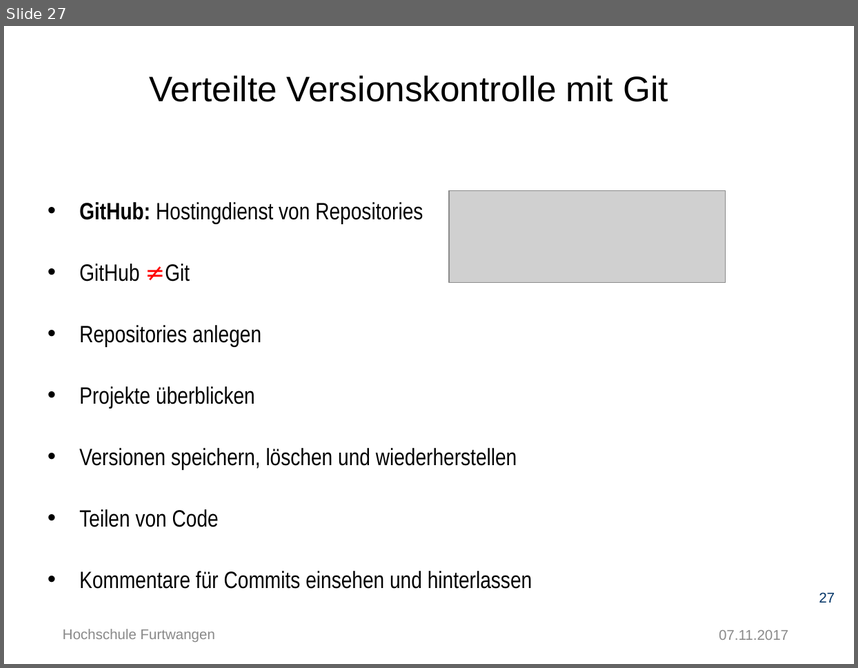
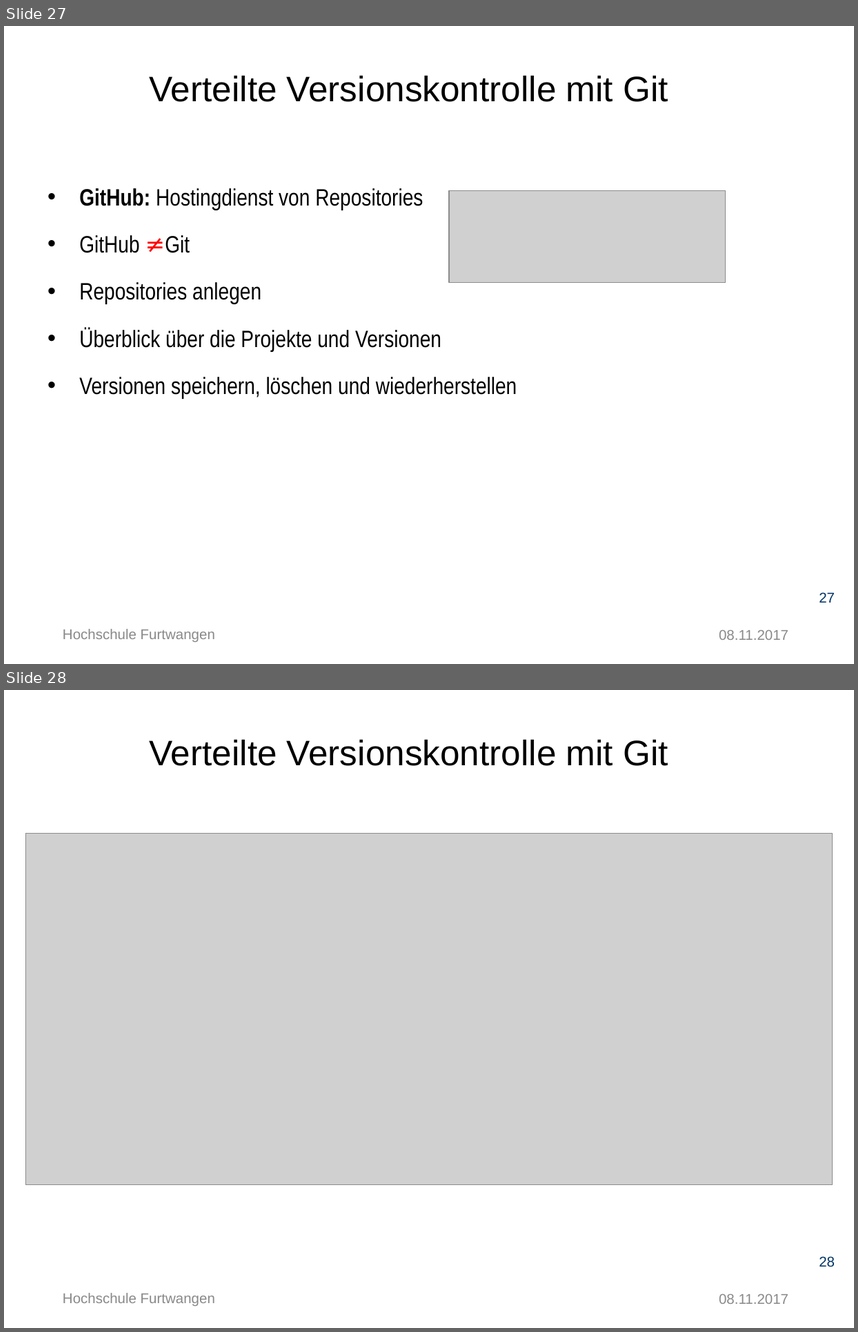
Before and after one commit to Ertugrul-Furtwangen/Erti, a slide deck: Thesis-Präsentation.pptx. Shown one above the other, each under a label of ours: slide 27 before the commit, slides 27 and 28 after it. The pictures are 858x668 and 858x1332 pixels, drawn with LibreOffice and Linux fonts; fonts in the diff are those of the drawing; grey boxes stand for pictures; background and template pictures are left out. Boxes give left, top, right and bottom in pixels: in the first picture for what was removed or moved away, otherwise in the second. Text is boxed around its words. In the diff, an @@ line names an element or a change of style, - is before the commit and + after.

```diff
--- a/Thesis-Präsentation.pptx
+++ b/Thesis-Präsentation.pptx
@@ slide 28 added at [4,690,854,1328], background #FFFFFF @@
@@ title added at [150,739,668,766], 30 pt, text #000000 @@
+Verteilte Versionskontrolle mit Git
@@ picture added at [25,833,832,1184] @@
@@ page number added at [819,1256,835,1267], 12 pt, text #003366 @@
+28
@@ text added at [63,1292,215,1305], 12 pt, text #898989 @@
+Hochschule Furtwangen
@@ text added at [719,1294,789,1303], 12 pt, text #898989 @@
+08.11.2017
@@ slide 27 changed as well @@
@@ text at [79,188,517,399]: line spacing 2 to 1.5 @@
@@ text at [79,328,441,352]: text changed @@
-• Projekte überblicken
+• Überblick über die Projekte und Versionen
@@ text at [79,509,532,588]: paragraphs removed @@
-• Teilen von Code
-• Kommentare für Commits einsehen und hinterlassen
@@ text at [719,630,789,639]: text changed @@
-07.11.2017
+08.11.2017
```
Also in this commit, not shown: 25 other slides changed, 3 other slides added.
